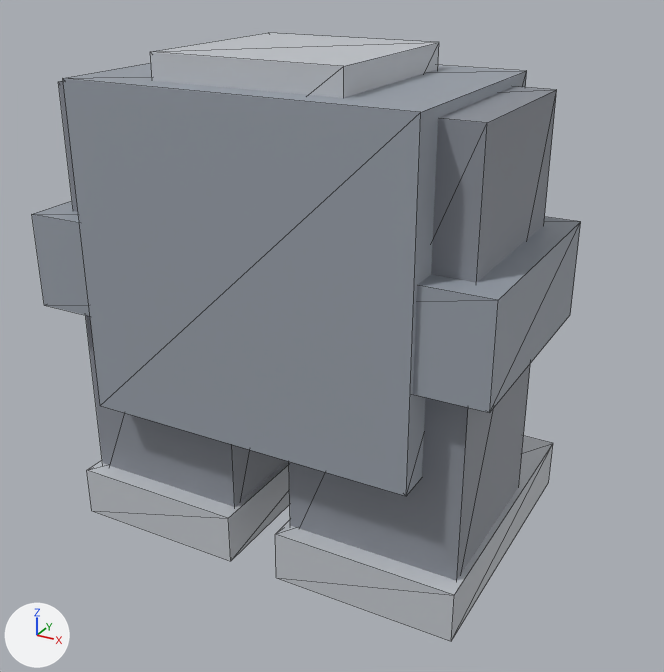
Two versions of the glTF model src/MiVic.Game/Content/Models/Generated/western_mercenary.glb, one commit apart.
Camera for both pictures: a 50 mm lens placed at (0.871, -1.469, 2.002), pointed at (0.069, -0.01, 1.273). The axes (+X, +Y, +Z) are drawn at lower left. The lights are the same throughout. The first picture is the older version. Mesh edges are drawn as thin lines. Where no turn or scale is listed for an object, it has been applied to the vertices. Vertices at exactly the same position are counted once.

Names of what the first picture shows: 'Body', 'FootLeft', 'FootRight', 'Head', 'LegLeft', 'LegRight', 'Shoulders'.
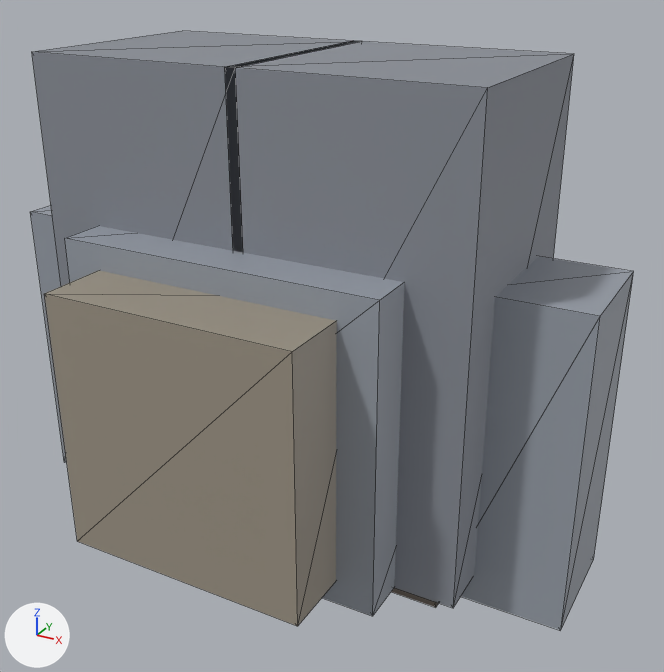
Where the change shows, as pixel boxes (x1, y1, x2, y2) in the pictures (664 x 672 px; the box of a moved part takes in the faces that stretch with it):
'Body', moved, rescaled
    before: (63, 63, 527, 496)
    after: (65, 226, 404, 616)
'LegRight', reshaped, moved (30% wider, 15% taller)
    before: (289, 86, 557, 581)
    after: (225, 41, 574, 608)
'Pack', added
    after: (44, 270, 337, 626)
'LegLeft', reshaped, moved
    before: (59, 81, 286, 507)
    after: (32, 31, 362, 286)
'ArmRight', added
    after: (461, 256, 634, 630)
'Shoulders', deleted
    before: (32, 201, 581, 413)
'FootRight', recoloured, moved, rescaled (mostly hidden afterwards)
    before: (275, 436, 553, 641)
    after: (391, 588, 438, 607)
'Head', moved, rescaled (not visible afterwards)
    before: (150, 33, 439, 98)
'ArmLeft', added
    after: (30, 205, 67, 463)
part 5 of me_footright, moved or reshaped (mostly hidden afterwards)
    before: (275, 436, 553, 641)
    after: (391, 588, 438, 607)
part 6 of me_footright, recoloured
    before: (275, 436, 553, 641)
    after: (391, 588, 438, 607)
'FootLeft', unchanged, covered by the edit
    before: (87, 460, 290, 561)

What changed in the scene script:
```text
Add mat_defaultmaterial_010:
    mat_defaultmaterial_010 = bpy.data.materials.new('DefaultMaterial.010')
    mat_defaultmaterial_010.use_nodes = True; mat_defaultmaterial_010.node_tree.nodes.clear()
    _N = mat_defaultmaterial_010.node_tree.nodes; _L = mat_defaultmaterial_010.node_tree.links
    n0 = _N.new('ShaderNodeOutputMaterial'); n0.name = 'Material Output'
    n1 = _N.new('ShaderNodeBsdfPrincipled'); n1.name = 'Principled BSDF'
    n2 = _N.new('ShaderNodeVertexColor'); n2.name = 'Color Attribute'
    _L.new(n1.outputs[0], n0.inputs[0])  # 'BSDF' to 'Surface'
    _L.new(n2.outputs[0], n1.inputs[0])  # 'Color' to 'Base Color'
Change me_body:
    remove me_body.from_pydata(...)  # 8 vertices, 12 faces; spans x -0.341..0.341, y -0.242..0.242, z 0.247..0.893
    add me_body.from_pydata(...)  # 8 vertices, 12 faces; spans x -0.315..0.315, y -0.309..0.309, z 0.0..0.595
    me_body part 1: the whole mesh is scaled about its middle by (0.924, 1.28, 0.921), then moved by (0.0, 0.0, -0.272)
Change me_head:
    remove me_head.from_pydata(...)  # 8 vertices, 12 faces; spans x -0.187..0.187, y -0.187..0.187, z 0.009..0.294
    add me_head.from_pydata(...)  # 8 vertices, 12 faces; spans x -0.08..0.08, y -0.1..0.1, z 0.0..0.22
    me_head part 2: the whole mesh is scaled about its middle by (0.428, 0.535, 0.772), then moved by (0.0, 0.0, -0.042)
Change me_legleft:
    remove me_legleft.from_pydata(...)  # 8 vertices, 12 faces; spans x -0.176..0.176, y -0.176..0.176, z 0.0..0.874
    add me_legleft.from_pydata(...)  # 8 vertices, 12 faces; spans x -0.221..0.221, y -0.221..0.221, z 0.0..0.902
    me_legleft part 3
    me_legleft.vertices[0].co: (-0.176, -0.176, 0.0) -> (-0.221, -0.221, 0.0)
    me_legleft.vertices[1].co: (0.176, -0.176, 0.0) -> (0.221, -0.221, 0.0)
    me_legleft.vertices[2].co: (0.176, -0.176, 0.874) -> (0.221, -0.221, 0.902)  # not seen -> pixel (235, 67)
    me_legleft.vertices[3].co: (-0.176, -0.176, 0.874) -> (-0.221, -0.221, 0.902)  # pixel (58, 81) -> pixel (31, 51)
    me_legleft.vertices[4].co: (-0.176, 0.176, 0.0) -> (-0.221, 0.221, 0.0)
    me_legleft.vertices[5].co: (0.176, 0.176, 0.0) -> (0.221, 0.221, 0.0)
    me_legleft.vertices[6].co: (0.176, 0.176, 0.874) -> (0.221, 0.221, 0.902)  # not seen -> pixel (362, 41)
    me_legleft.vertices[7].co: (-0.176, 0.176, 0.874) -> (-0.221, 0.221, 0.902)  # not seen -> pixel (182, 30)
Change me_legright:
    remove me_legright.from_pydata(...)  # 8 vertices, 12 faces; spans x -0.176..0.176, y -0.176..0.176, z 0.0..0.874
    add me_legright.from_pydata(...)  # 8 vertices, 12 faces; spans x -0.221..0.221, y -0.221..0.221, z 0.0..0.902
    me_legright part 4
    me_legright.vertices[0].co: (-0.176, -0.176, 0.0) -> (-0.221, -0.221, 0.0)
    me_legright.vertices[1].co: (0.176, -0.176, 0.0) -> (0.221, -0.221, 0.0)  # not seen -> pixel (453, 608)
    me_legright.vertices[2].co: (0.176, -0.176, 0.874) -> (0.221, -0.221, 0.902)  # pixel (487, 122) -> pixel (487, 87)
    me_legright.vertices[3].co: (-0.176, -0.176, 0.874) -> (-0.221, -0.221, 0.902)  # not seen -> pixel (224, 66)
    me_legright.vertices[4].co: (-0.176, 0.176, 0.0) -> (-0.221, 0.221, 0.0)
    me_legright.vertices[5].co: (0.176, 0.176, 0.0) -> (0.221, 0.221, 0.0)
    me_legright.vertices[6].co: (0.176, 0.176, 0.874) -> (0.221, 0.221, 0.902)  # pixel (556, 89) -> pixel (574, 53)
    me_legright.vertices[7].co: (-0.176, 0.176, 0.874) -> (-0.221, 0.221, 0.902)  # not seen -> pixel (352, 40)
Change me_footright:
    remove me_footright.from_pydata(...)  # 8 vertices, 12 faces; spans x -0.187..0.187, y -0.214..0.391, z -0.052..0.052
    add me_footright.from_pydata(...)  # 8 vertices, 12 faces; spans x -0.168..0.168, y -0.168..0.378, z -0.059..0.059
    me_footright part 5: the whole mesh is scaled about its middle by (0.898, 0.902, 1.12), then moved by (0.0, 0.017, 0.0)
    me_footright part 6: 12 faces centred in x -0.187..0.187, y -0.214..0.391, z -0.052..0.052 are repainted in the vertex colours; the middle colour goes from light grey #c4c8ce to brown #776d62
Change ob_body:
    ob_body.location: (0.0, 0.0, 0.874) -> (0.0, 0.0, 0.902)
Change ob_head:
    ob_head.location: (0.0, 0.0, 1.52) -> (0.0, 0.0, 1.498)
Change ob_legleft:
    ob_legleft.location: (-0.242, 0.0, 0.874) -> (-0.21, 0.0, 0.902)
Change ob_legright:
    ob_legright.location: (0.242, 0.0, 0.874) -> (0.21, 0.0, 0.902)
Change ob_footright:
    ob_footright.location: (0.242, 0.0, 0.874) -> (0.21, 0.0, 0.902)
Remove ob_shoulders:
    ob_shoulders = bpy.data.objects.new('Shoulders', me_shoulders)
Add ob_pack:
    ob_pack = bpy.data.objects.new('Pack', me_pack)  # a box spanning x -0.242..0.242, y -0.441..-0.189, z 0.048..0.547
    ob_pack.location = (0.0, 0.0, 0.902)
Add ob_armright:
    ob_armright = bpy.data.objects.new('ArmRight', me_armright)  # a box spanning x -0.118..0.118, y -0.118..0.118, z -0.614..0.0
    ob_armright.location = (0.483, 0.0, 1.459)
Add ob_armleft:
    ob_armleft = bpy.data.objects.new('ArmLeft', me_armleft)  # a box spanning x -0.118..0.118, y -0.118..0.118, z -0.614..0.0
    ob_armleft.location = (-0.483, 0.0, 1.459)
```
